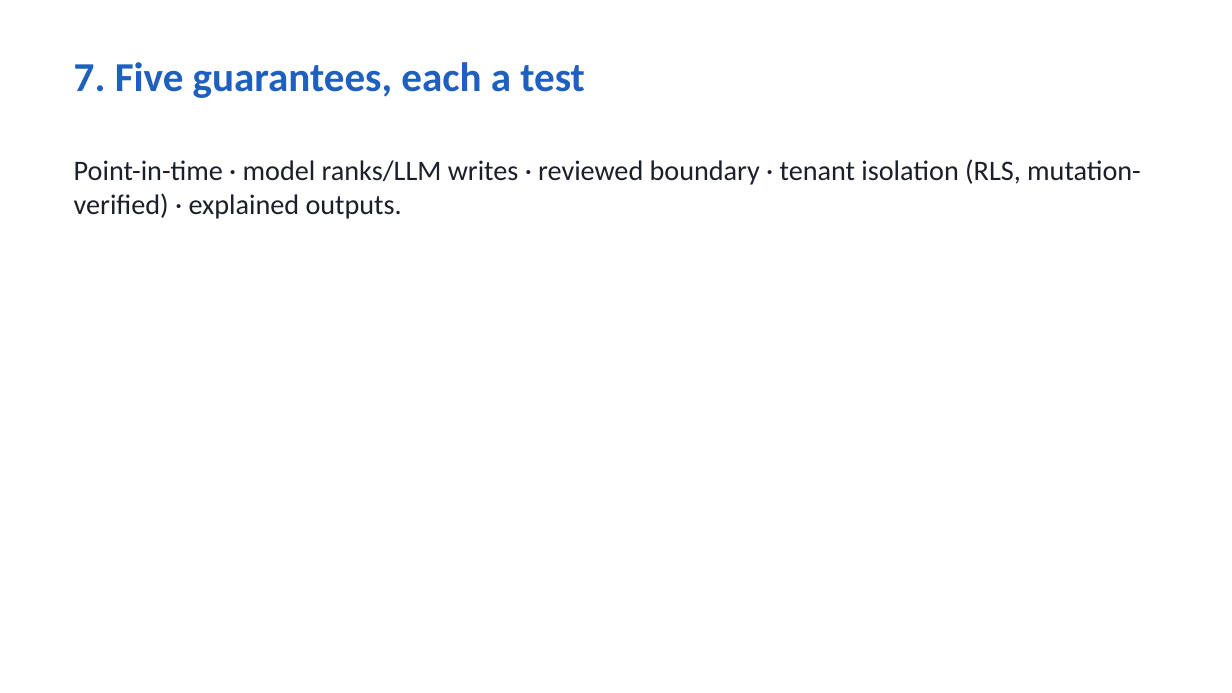
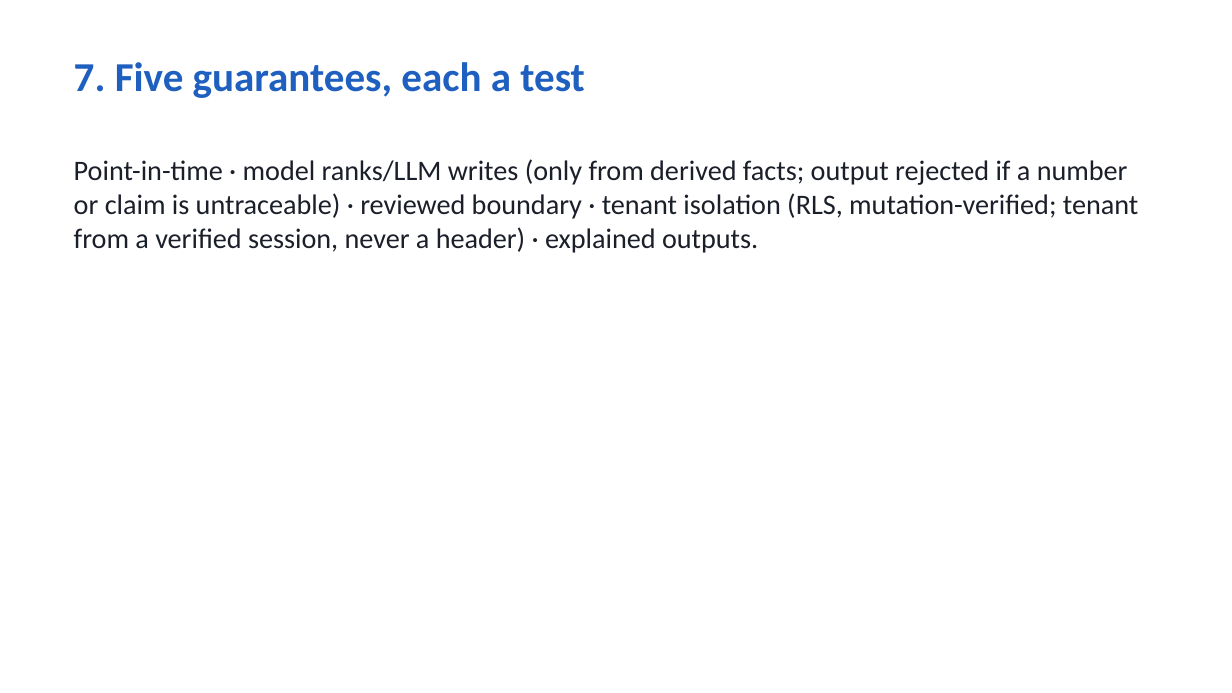
Before and after one commit to akhilpdas/fello-pulse, a slide deck: slide 8 of docs/Pulse_deck.pptx. Drawn at 1232x693 pixels with LibreOffice and Linux fonts; fonts in the diff are those of the drawing. Boxes give left, top, right and bottom in pixels: in the first picture for what was removed or moved away, otherwise in the second. Text is boxed around its words. In the diff, an @@ line names an element or a change of style, - is before the commit and + after.

```diff
--- a/docs/Pulse_deck.pptx
+++ b/docs/Pulse_deck.pptx
@@ text at [74, 159, 1138, 253]: text changed @@
-Point-in-time · model ranks/LLM writes · reviewed boundary · tenant isolation (RLS, mutation-verified) · explained outputs.
+Point-in-time · model ranks/LLM writes (only from derived facts; output rejected if a number or claim is untraceable) · reviewed boundary · tenant isolation (RLS, mutation-verified; tenant from a verified session, never a header) · explained outputs.
```
Also in this commit, not shown: 2 other slides changed, 11 other files.
